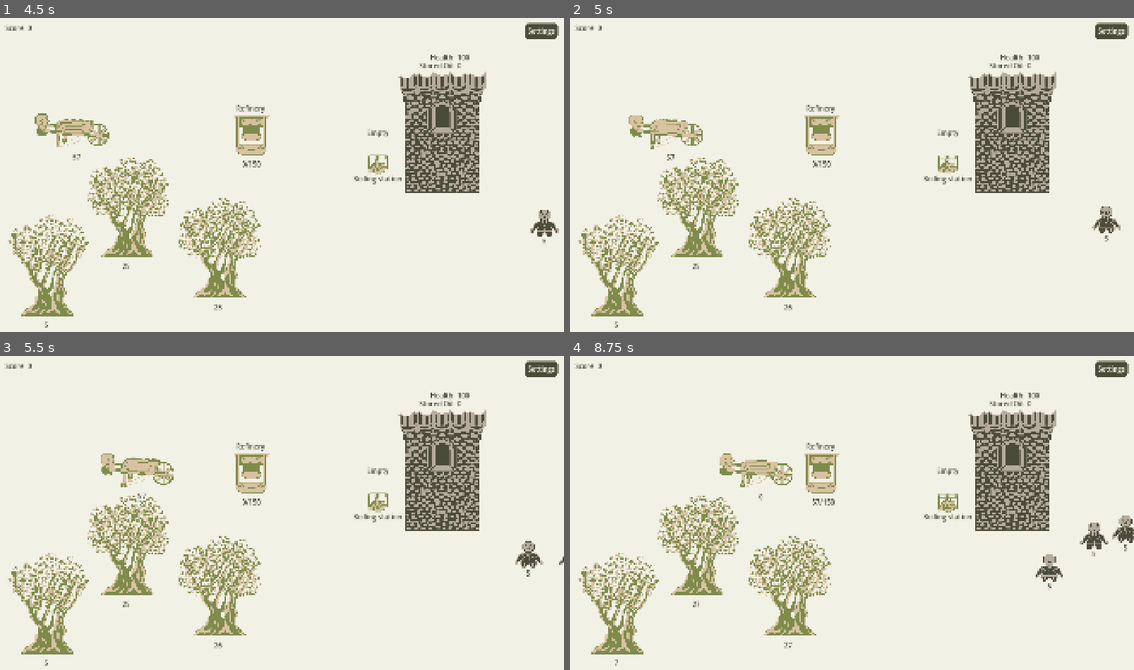
Above: before the commit, frames 1-4 (two rows, left to right).
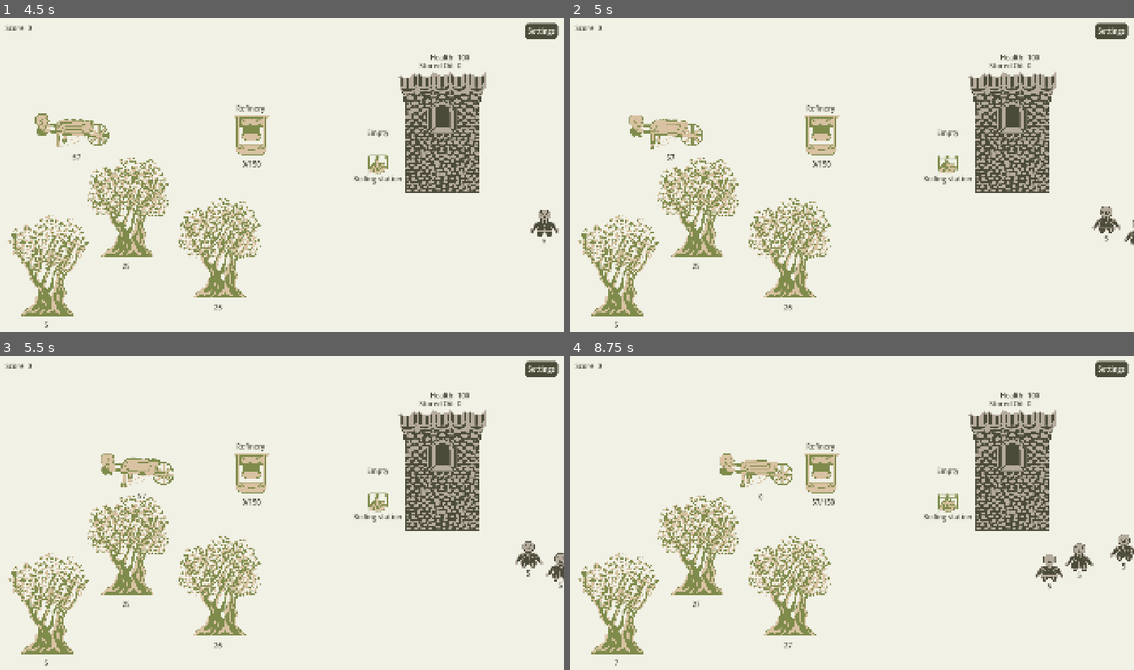
Above: after the commit, the same moments.

Repository: AntonioDell/mini-jam-203
Game: Godot game, scene res://main.tscn
The game is run twice, just before and just after one commit, with the same random seed, the same clock (stepped at 60 frames per second) and the same inputs.
Inputs (mouse positions are in pixels of both pictures, inside the frame that each line leads up to):
- Up to frame 1 (4.5 s): click "New Game" at 0.5 s; click "Settings" at 1.25 s; tap Enter at 2 s; move the mouse to (129, 247) at 2.02 s; click (129, 247) at 2.1 s; move the mouse to (219, 288) at 2.77 s; click (219, 288) at 2.85 s; move the mouse to (50, 306) at 3.52 s; click (50, 306) at 3.6 s; move the mouse to (73, 134) at 4.27 s; click (73, 134) at 4.35 s
- Up to frame 2 (5 s): no input
- Up to frame 3 (5.5 s): move the mouse to (253, 472) at 5.02 s; click (253, 472) at 5.1 s
- Up to frame 4 (8.75 s): move the mouse to (947, 494) at 5.77 s; click (947, 494) at 5.85 s; move the mouse to (1009, 469) at 6.52 s; click (1009, 469) at 6.6 s; move the mouse to (767, 434) at 7.27 s; click (767, 434) at 7.35 s; move the mouse to (976, 497) at 8.02 s; click (976, 497) at 8.1 s

Frame 1 is identical in both runs. In frame 2, less than 0.1% of the frame differs, in the area x 98-100%, y 64-73%; in frame 3, 0.2%; in frame 4, 0.9%, in the area x 87-100%, y 50-71%.

Commit message:
Fix path selection for attackers

Diff:
--- a/wave_controller.gd
+++ b/wave_controller.gd
@@ -17,10 +17,12 @@
 	var attacker_controller: AttackerController = get_tree().get_first_node_in_group("AttackerController")
 	_spawn_attacker()
 
+var t = 0
 var next_spawn_point := 0
 func _spawn_attacker():
 	var attacker: Attacker = attacker_scene.instantiate()
 	var spawn_point = attacker_spawn_points[next_spawn_point]
 	attacker.name = "Attacker%s_0" % next_spawn_point
 	spawn_point.add_child(attacker, true)
-	next_spawn_point = pingpong(next_spawn_point + 1, attacker_spawn_points.size() - 1)
+	next_spawn_point = pingpong(t, attacker_spawn_points.size() - 1)
+	t += 1
